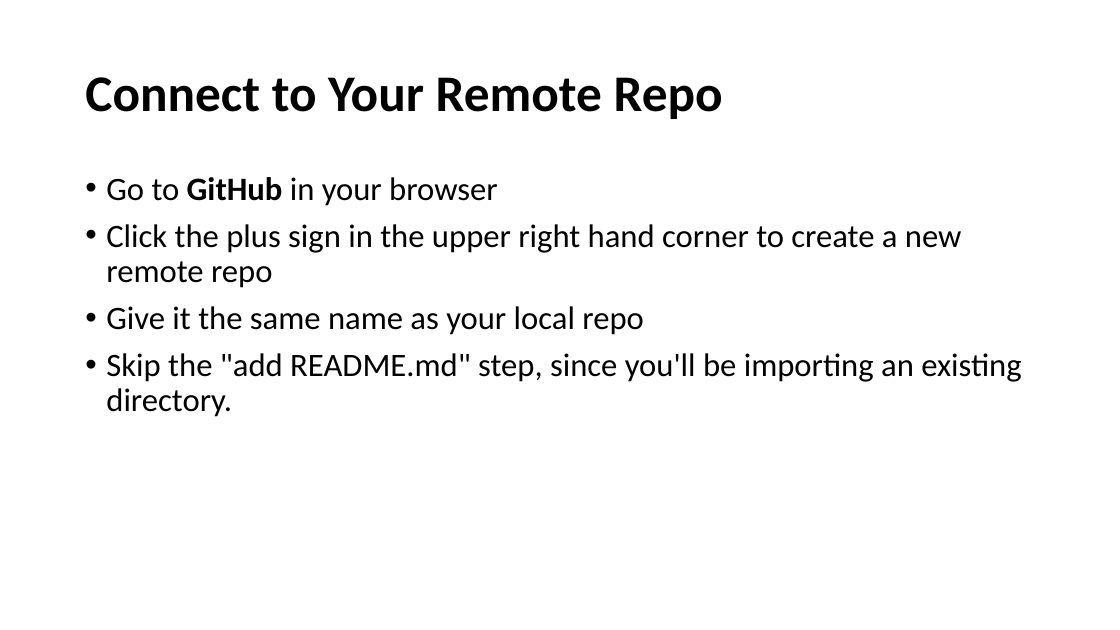
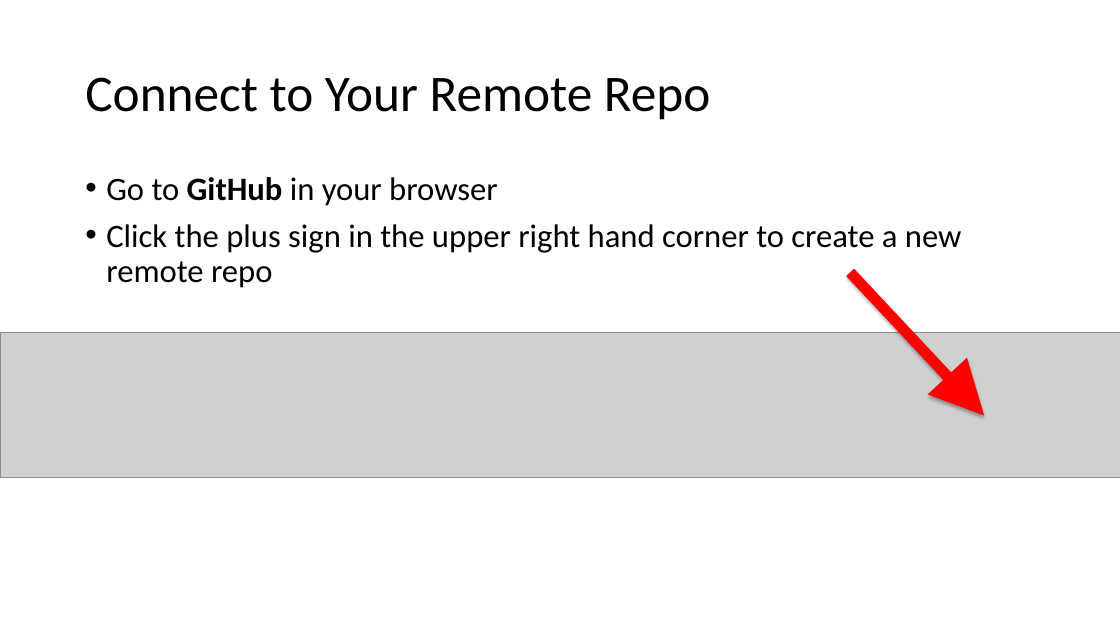
Before and after one commit to jojokarlin/Git_DRI_Jan_2017, a slide deck: slide 15 of GitPres.pptx. Drawn at 1120x630 pixels with LibreOffice and Linux fonts; fonts in the diff are those of the drawing; grey boxes stand for pictures. Boxes give left, top, right and bottom in pixels: in the first picture for what was removed or moved away, otherwise in the second. Text is boxed around its words. In the diff, an @@ line names an element or a change of style, - is before the commit and + after.

```diff
--- a/GitPres.pptx
+++ b/GitPres.pptx
@@ title "Connect to Your Remote Repo" at [85, 77, 711, 120]: bold off @@
@@ arrow added from (850, 272) to (985, 416), #FF0000 9.25 pt @@
@@ text at [106, 306, 1021, 417]: paragraphs removed @@
-• Give it the same name as your local repo
-• Skip the "add README.md" step, since you'll be importing an existing directory.
@@ picture added at [0, 333, 1120, 478] @@
```
Also in this commit, not shown: 14 other slides changed, 1 slide added, 1 slide removed.
